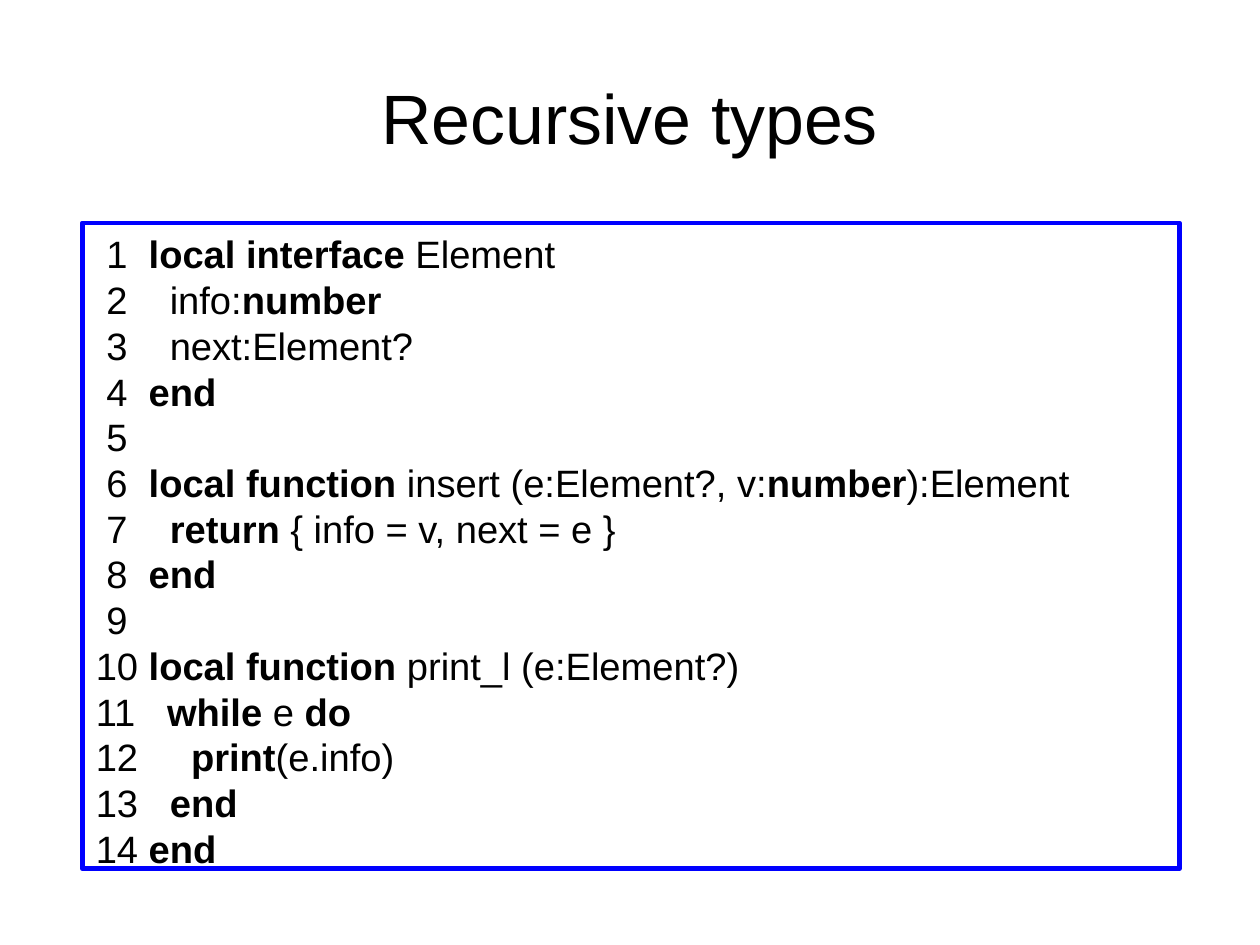
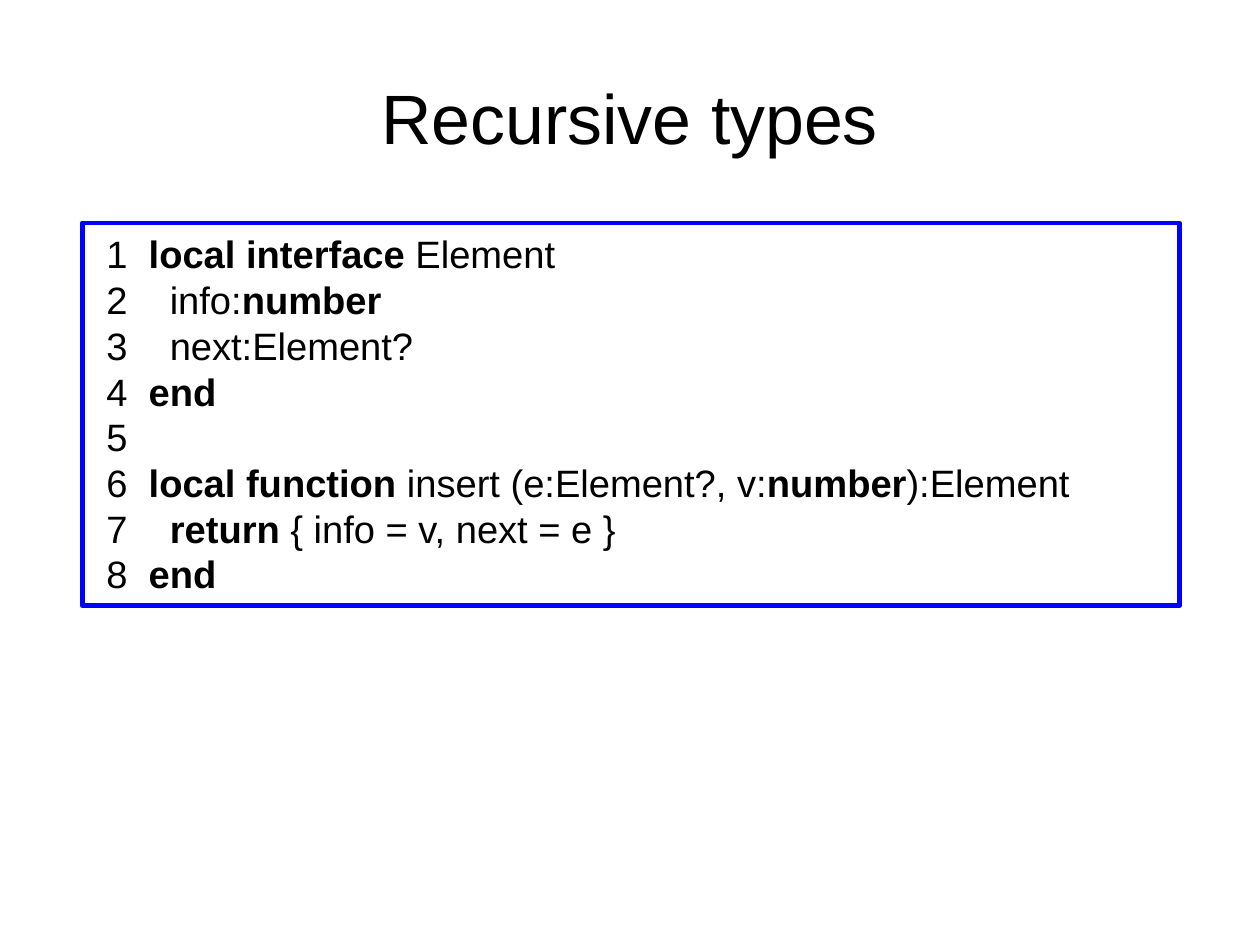
Before and after one commit to andremm/typedlua, a slide deck: slide 22 of doc/slides/dyla2014.odp. Drawn at 1260x945 pixels with LibreOffice and Linux fonts; fonts in the diff are those of the drawing. Boxes give left, top, right and bottom in pixels: in the first picture for what was removed or moved away, otherwise in the second. Text is boxed around its words. In the diff, an @@ line names an element or a change of style, - is before the commit and + after.

```diff
--- a/doc/slides/dyla2014.odp
+++ b/doc/slides/dyla2014.odp
@@ rectangle "1 local interface Element": place and size @@
-rectangle "1 local interface Element" at box(82, 223, 1180, 869)
+rectangle "1 local interface Element" at box(82, 223, 1180, 606)
@@ text in rectangle at box(96, 607, 739, 871): paragraphs removed @@
-9
-10 local function print_l (e:Element?)
-11 while e do
-12 print(e.info)
-13 end
-14 end
```
Also in this commit, not shown: 14 other slides changed.
